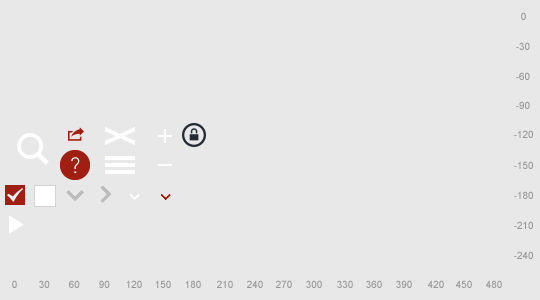
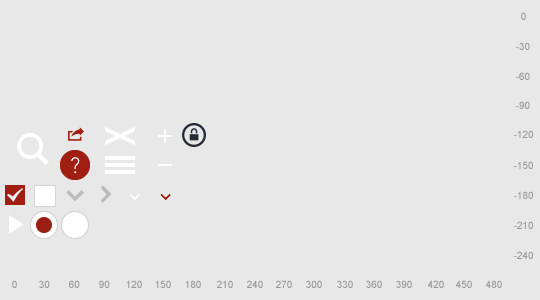
Layer changes from the first 540 × 300 image to the second:
added layer "Layer 2" above "Layer 1" over (30, 211, 89, 239)
